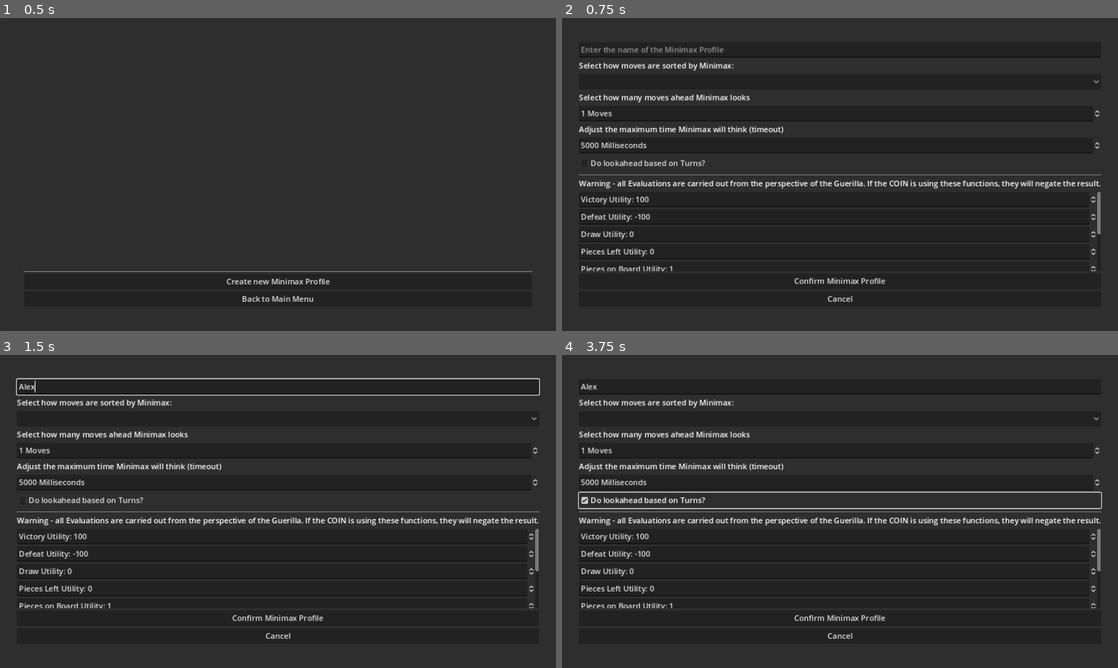
Above: before the commit, frames 1-4 (two rows, left to right).
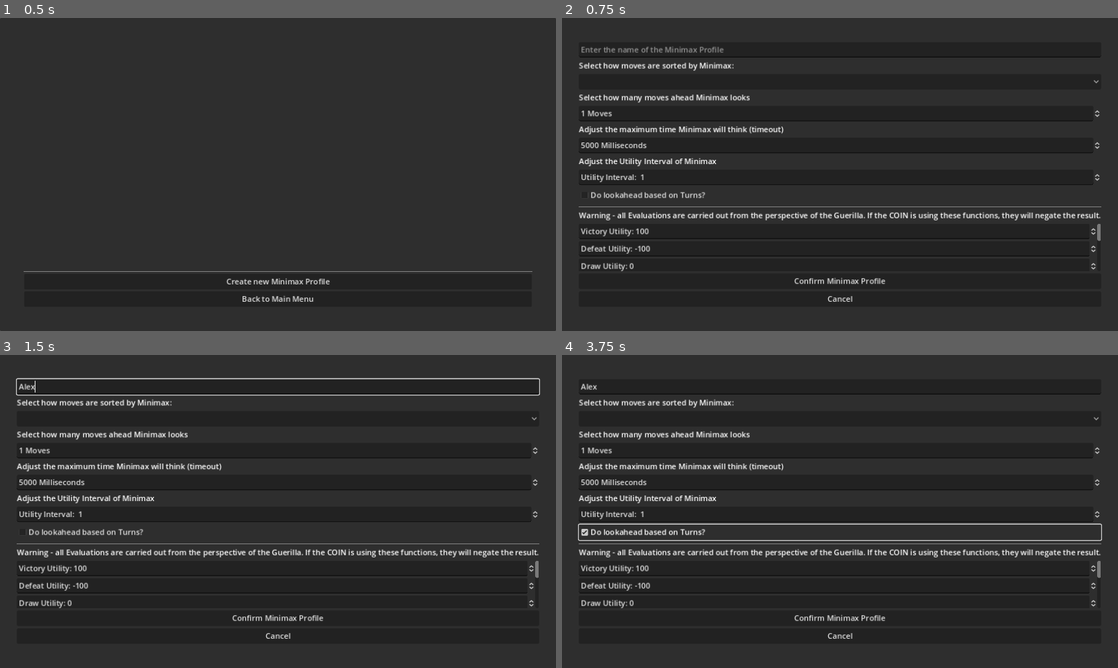
Above: after the commit, the same moments.

Repository: TikhonMcGill/guerilla-checkers
Game: Godot game, scene res://assets/scenes/menus/minimax_profile_editor/minimax_profile_editor.tscn
Two runs of this game, one before a commit and one after it. Both use one fixed random seed, a clock stepped at 60 frames per second and the inputs below. This scene is started directly instead of the project's main scene.
Inputs (mouse positions are in pixels of both pictures, inside the frame that each line leads up to):
- Up to frame 1 (0.5 s): no input
- Up to frame 2 (0.75 s): click "Create new Minimax Profile" at 0.5 s
- Up to frame 3 (1.5 s): click (278, 386) at 1.27 s; type "Alex" at 1.35 s
- Up to frame 4 (3.75 s): click "Confirm Minimax Profile" at 2 s; click "Confirm Minimax Profile" at 2.75 s; click "Do lookahead based on Turns?" at 3.5 s

Frame 1 is identical in both runs. In frame 2, 4.4% of the frame differs, in the area x 3-97%, y 44-81%; in frame 3, 4.4%; in frame 4, 6.2%, in the area x 2-98%, y 43-81%.

Commit message:
Implement Utility Intervals for Minimax

Diff:
--- a/assets/scenes/menus/minimax_profile_editor/minimax_editor.gd
+++ b/assets/scenes/menus/minimax_profile_editor/minimax_editor.gd
@@ -7,6 +7,8 @@
 @onready var move_sorting_option_button: OptionButton = $MoveSortingOptionButton
 @onready var cutoff_spin_box: SpinBox = $CutoffSpinBox
 @onready var timeout_spin_box: SpinBox = $TimeoutSpinBox
+@onready var interval_spin_box : SpinBox = $IntervalSpinBox
+
 @onready var turn_lookahead_checkbox: CheckBox = $TurnLookaheadCheckbox
 
 @onready var victory_utility_spin_box: SpinBox = $EvaluationsContainer/VBoxContainer/VictoryUtilitySpinBox
@@ -49,6 +51,7 @@
 	cutoff_spin_box.value = profile.cutoff_depth
 	timeout_spin_box.value = profile.timeout
 	turn_lookahead_checkbox.button_pressed = profile.turn_lookahed
+	interval_spin_box.value = profile.utility_interval
 
 	victory_utility_spin_box.value = profile.victory_utility
 	defeat_utility_spin_box.value = profile.defeat_utility
@@ -80,6 +83,8 @@
 	new_profile.cutoff_depth = int(cutoff_spin_box.value)
 	new_profile.move_sorting = move_sorting_option_button.selected
 	new_profile.timeout = timeout_spin_box.value
+	new_profile.utility_interval = interval_spin_box.value
+
 	new_profile.turn_lookahed = turn_lookahead_checkbox.button_pressed
 
 	new_profile.victory_utility = victory_utility_spin_box.value
--- a/assets/scenes/menus/minimax_profile_editor/minimax_profile_editor.tscn
+++ b/assets/scenes/menus/minimax_profile_editor/minimax_profile_editor.tscn
@@ -106,6 +106,17 @@
 allow_greater = true
 suffix = "Milliseconds"
 
+[node name="IntervalPrompt" type="Label" parent="PanelContainer/MarginContainer/MinimaxEditor"]
+layout_mode = 2
+text = "Adjust the Utility Interval of Minimax"
+
+[node name="IntervalSpinBox" type="SpinBox" parent="PanelContainer/MarginContainer/MinimaxEditor"]
+layout_mode = 2
+step = 0.1
+value = 1.0
+allow_greater = true
+prefix = "Utility Interval: "
+
 [node name="TurnLookaheadCheckbox" type="CheckBox" parent="PanelContainer/MarginContainer/MinimaxEditor"]
 layout_mode = 2
 text = "Do lookahead based on Turns?"
--- a/assets/scenes/player/minimax_player/minimax_player.gd
+++ b/assets/scenes/player/minimax_player/minimax_player.gd
@@ -195,10 +195,10 @@
 
 			var evaluation : float = _minimax(depth-cutoff,_is_my_turn_in_state(result),result,alpha,beta,time_left).evaluation
 
-			if evaluation > best_evaluation:
+			if evaluation > (best_evaluation + profile.utility_interval):
 				best_evaluation = evaluation
 				best_moves = [a]
-			elif is_equal_approx(evaluation,best_evaluation) == true:
+			elif _is_within_interval(evaluation,best_evaluation) == true:
 				best_moves.append(a)
 
 			alpha = max(alpha,evaluation)
@@ -226,12 +226,12 @@
 			var result := _get_result(start_state,a)
 			var cutoff := _get_cutoff(result)
 
-			var evaluation : int = _minimax(depth-cutoff,_is_my_turn_in_state(result),result,alpha,beta,time_left).evaluation
-
-			if evaluation < worst_evaluation:
+			var evaluation : float = _minimax(depth-cutoff,_is_my_turn_in_state(result),result,alpha,beta,time_left).evaluation
+
+			if evaluation < worst_evaluation - profile.utility_interval:
 				worst_evaluation = evaluation
 				best_moves = [a]
-			elif is_equal_approx(evaluation,worst_evaluation) == true:
+			elif _is_within_interval(evaluation,worst_evaluation) == true:
 				best_moves.append(a)
 
 			beta = min(beta,evaluation)
@@ -240,3 +240,6 @@
 				return MinimaxOutput.new(evaluation,best_moves.pick_random())
 
 		return MinimaxOutput.new(worst_evaluation,best_moves.pick_random())
+
+func _is_within_interval(evaluation : float,comparison : float) -> bool:
+	return (evaluation <= comparison + profile.utility_interval) and (evaluation >= comparison - profile.utility_interval)
--- a/assets/scenes/player/minimax_player/minimax_profile.gd
+++ b/assets/scenes/player/minimax_player/minimax_profile.gd
@@ -24,6 +24,8 @@
 
 @export var turn_lookahed : bool = false ##Whether the Minimax Player using this profile does its search in terms of TURNS, not Moves (e.g. a Guerilla's Turn is made up of 2 moves - placing 2 pieces)
 
+@export var utility_interval : float = 1.0 ##The Utility Interval of Minimax - Moves within this Interval of the Best move will be considered equal
+
 #Evaluation Function Values
 @export var victory_utility : float = 1.0 ##How much utility will be added to a Game State if, from the perspective of the Guerilla, they win (i.e. no more COIN Pieces remain)
 @export var defeat_utility : float = -1.0 ##How much utility will be added to a Game State if, from the perspective of the Guerilla, they lose (no more pieces on the board or no more pieces left to place)
Not shown, changed: Dissertation Plan.txt
